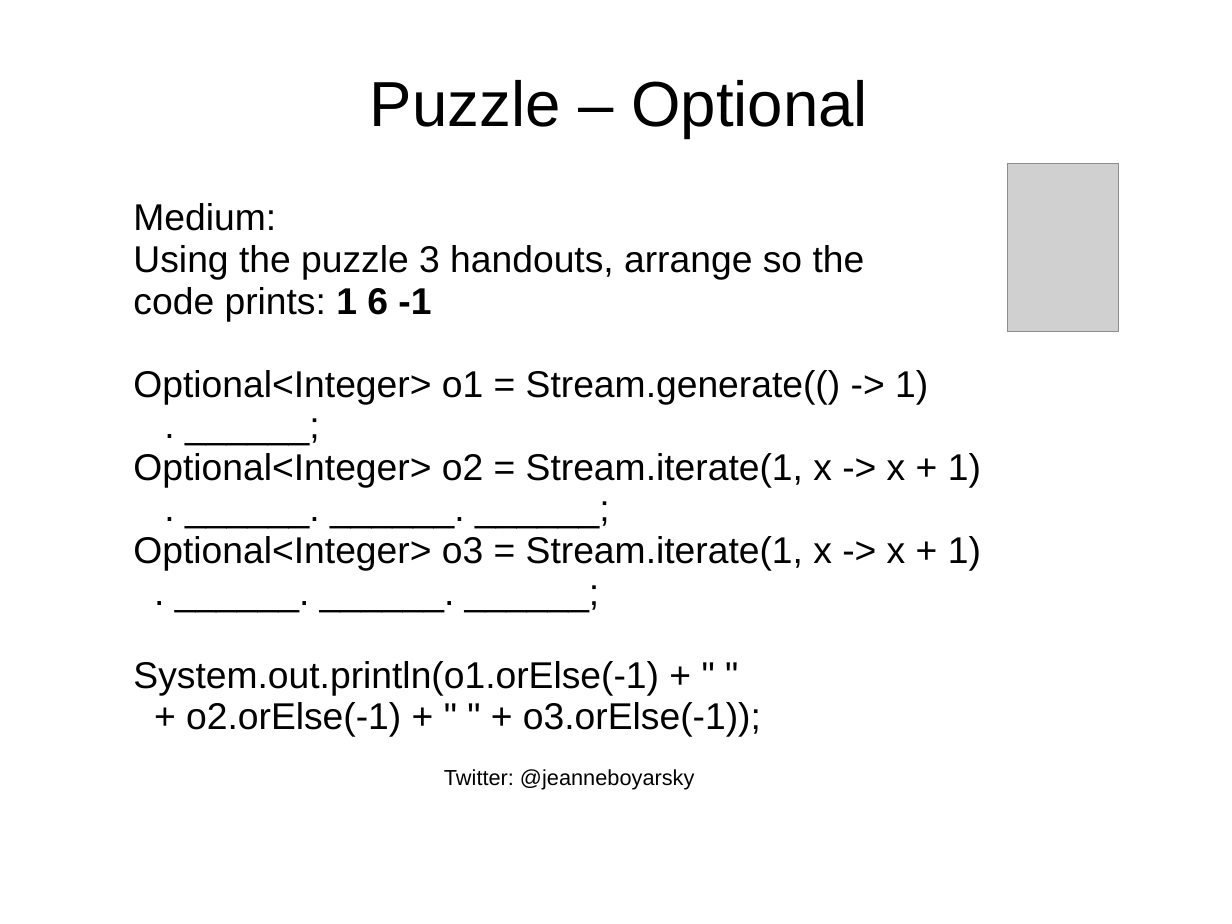
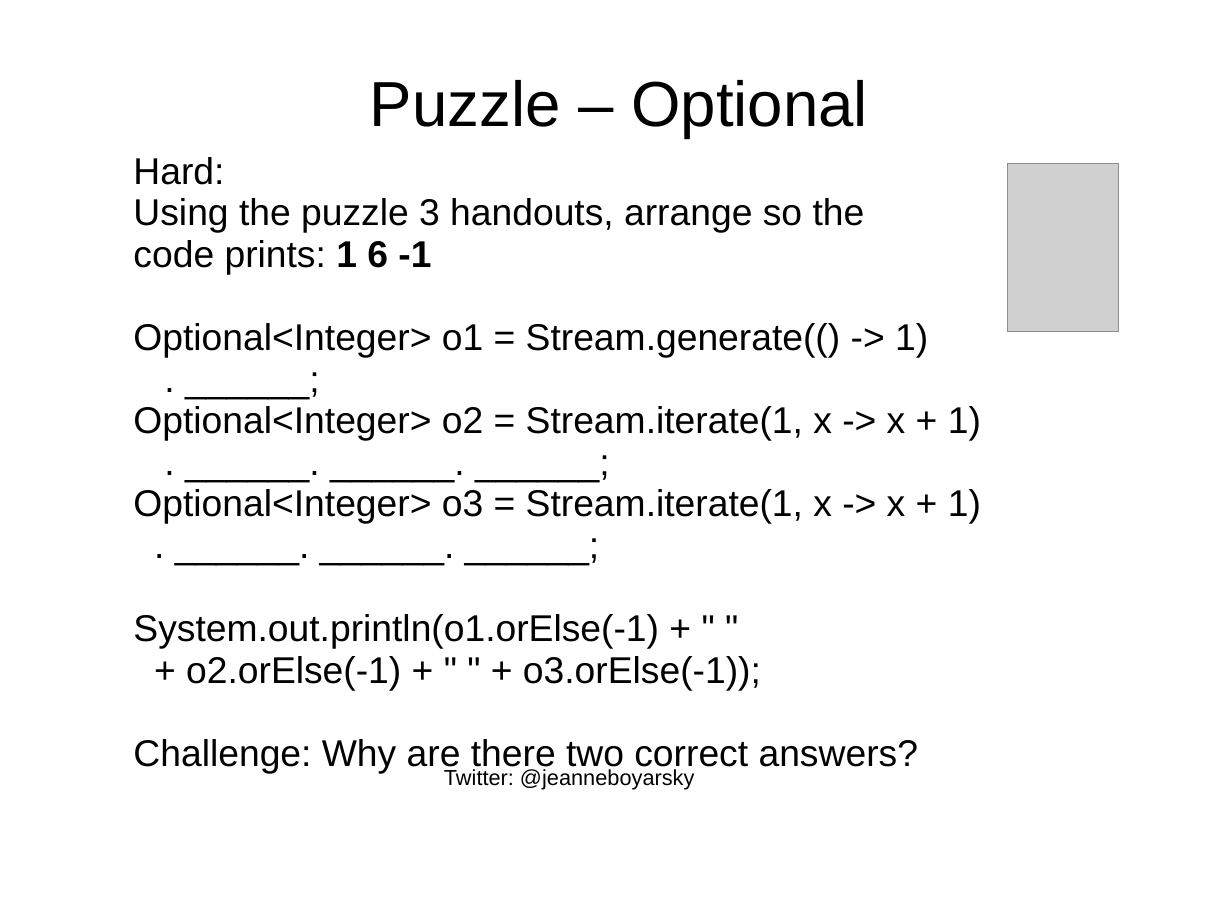
Before and after one commit to boyarsky/java-8-streams-by-puzzles, a slide deck: slide 40 of docs/Slides.ppt. Drawn at 1232x924 pixels with LibreOffice and Linux fonts; fonts in the diff are those of the drawing; grey boxes stand for pictures; background and template pictures are left out. Boxes give left, top, right and bottom in pixels: in the first picture for what was removed or moved away, otherwise in the second. Text is boxed around its words. In the diff, an @@ line names an element or a change of style, - is before the commit and + after.

```diff
--- a/docs/Slides.ppt
+++ b/docs/Slides.ppt
@@ text "Hard:": place and size @@
-text "Hard:" at [133,203,981,737]
+text "Hard:" at [133,157,981,774]
@@ text at [133,157,224,185]: text changed @@
-Medium:
+Hard:
@@ text at [133,739,918,774]: paragraph added @@
+Challenge: Why are there two correct answers?
```
Also in this commit, not shown: 13 other slides changed, 1 other file.
